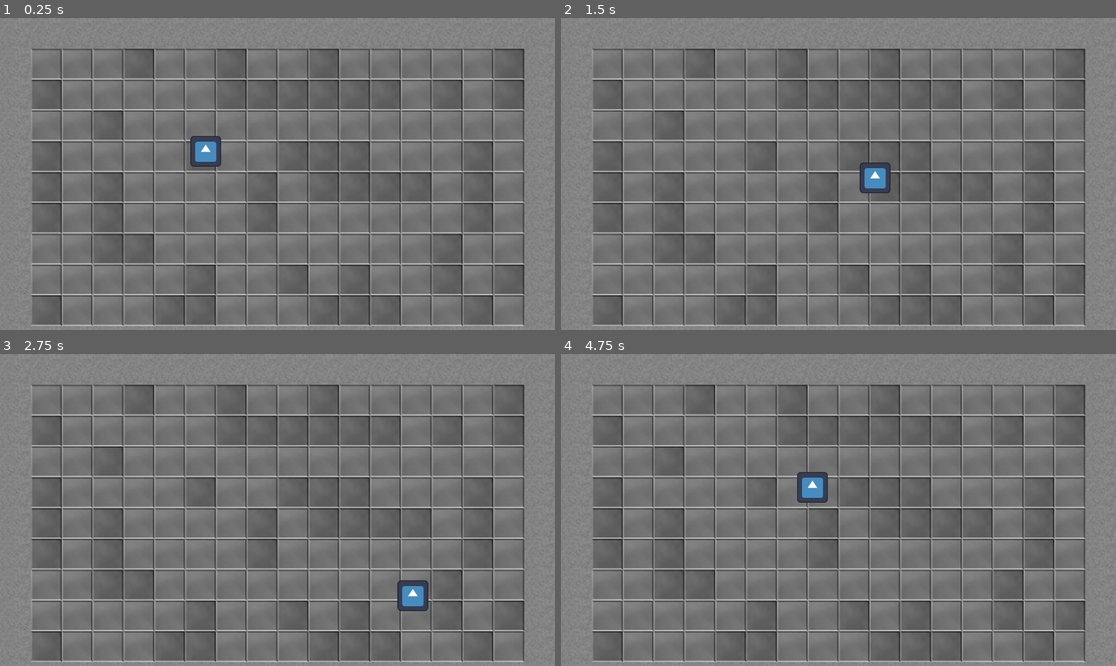
Above: before the commit, frames 1-4 (two rows, left to right).
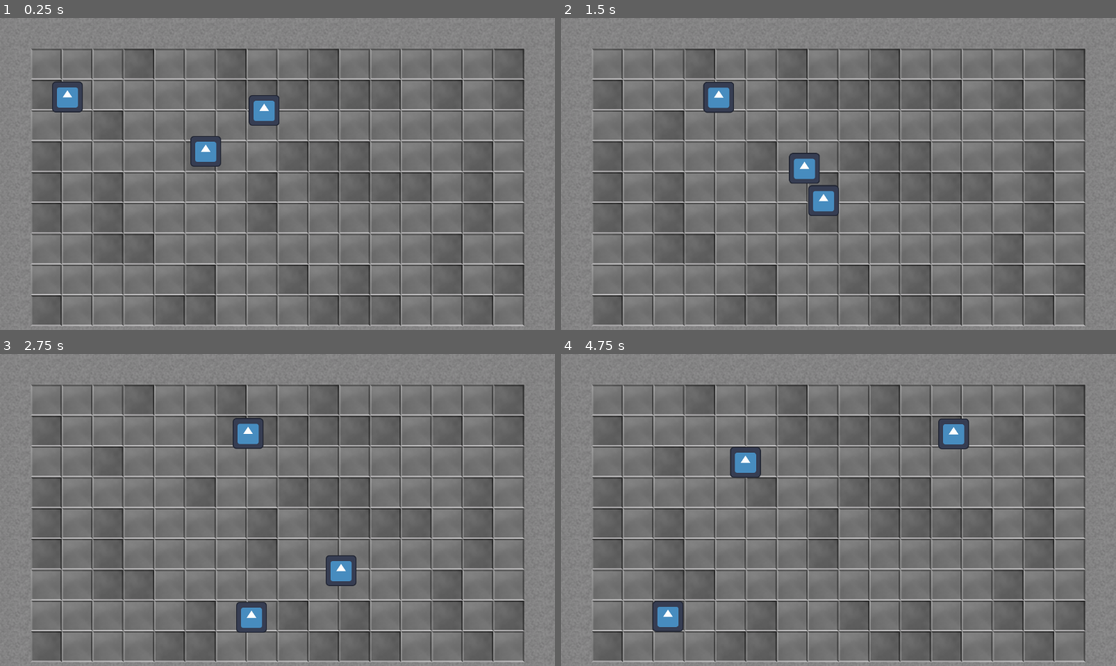
Above: after the commit, the same moments.

Repository: pagefile/godotwild86
Game: Godot game, scene res://levels/test_level.tscn
Two runs of this game, one before a commit and one after it. Both use one fixed random seed, a clock stepped at 60 frames per second and the inputs below. The project has no main scene, so this scene is started directly. The engine's default icon, where the game draws it, is replaced by a stand-in: a white triangle on a blue panel in a dark square.
Inputs:
- Up to frame 1 (0.25 s): no input
- Up to frame 2 (1.5 s): tap Enter at 0.5 s; hold D (Move Right) 0.53-1.28 s; hold S (Move Down) from 1.28 s (still down)
- Up to frame 3 (2.75 s): release S (Move Down) at 2.03 s; hold D (Move Right) from 2.03 s (still down)
- Up to frame 4 (4.75 s): release D (Move Right) at 2.78 s; hold W (Move Up) 2.78-3.53 s; hold A (Move Left) from 3.53 s (still down)

The runs differ from the first frame. In frame 1, 1.1% of the frame differs, in the area x 9-51%, y 20-35%; in frame 2, 2.1%; in frame 3, 2.1%; in frame 4, 2.2%, in the area x 16-74%, y 20-90%.

Commit message:
NPC
Made a base npc class and a simple pattern

Diff:
--- /dev/null
+++ b/back_and_forth.tscn
@@ -0,0 +1,18 @@
+[gd_scene load_steps=4 format=3 uid="uid://bkroi5n6tdn3x"]
+
+[ext_resource type="Script" uid="uid://6qwqi33xdw5k" path="res://scripts/character.gd" id="1_abx6q"]
+[ext_resource type="Texture2D" uid="uid://gj4mil5ofeab" path="res://icon.svg" id="2_o1rvx"]
+
+[sub_resource type="RectangleShape2D" id="RectangleShape2D_wu26t"]
+size = Vector2(62, 62)
+
+[node name="BackAndForth" type="CharacterBody2D"]
+script = ExtResource("1_abx6q")
+metadata/_custom_type_script = "uid://6qwqi33xdw5k"
+
+[node name="Sprite2D" type="Sprite2D" parent="."]
+scale = Vector2(0.5, 0.5)
+texture = ExtResource("2_o1rvx")
+
+[node name="CollisionShape" type="CollisionShape2D" parent="."]
+shape = SubResource("RectangleShape2D_wu26t")
--- a/levels/test_level.tscn
+++ b/levels/test_level.tscn
@@ -1,8 +1,22 @@
-[gd_scene load_steps=4 format=4 uid="uid://bvxufrpd5a06e"]
+[gd_scene load_steps=8 format=4 uid="uid://bvxufrpd5a06e"]
 
 [ext_resource type="TileSet" uid="uid://d3ji663s6p3e4" path="res://tilesets/generic_tileset.tres" id="1_46lwt"]
-[ext_resource type="PackedScene" path="res://test_character.tscn" id="2_x25rp"]
-[ext_resource type="Script" path="res://scripts/CharacterControllerInput.gd" id="3_gmgay"]
+[ext_resource type="PackedScene" uid="uid://c0i6cvqo6mrxs" path="res://test_character.tscn" id="2_x25rp"]
+[ext_resource type="Script" uid="uid://c0qsytfvpy4v5" path="res://scripts/CharacterControllerInput.gd" id="3_gmgay"]
+[ext_resource type="PackedScene" uid="uid://bkroi5n6tdn3x" path="res://back_and_forth.tscn" id="4_o6mel"]
+[ext_resource type="Script" uid="uid://bpuewlvdnxgni" path="res://scripts/npc/back_and_forth.gd" id="5_e7anx"]
+
+[sub_resource type="Curve2D" id="Curve2D_o6mel"]
+_data = {
+"points": PackedVector2Array(0, 0, 0, 0, 166, 164, 0, 0, 0, 0, 975, 166, 0, 0, 0, 0, 984, 552)
+}
+point_count = 3
+
+[sub_resource type="Curve2D" id="Curve2D_e7anx"]
+_data = {
+"points": PackedVector2Array(0, 0, 0, 0, 610, 157, 0, 0, 0, 0, 603, 547, 0, 0, 0, 0, 157, 544)
+}
+point_count = 3
 
 [node name="TestLevel" type="Node2D"]
 
@@ -15,3 +29,19 @@
 
 [node name="InputController" type="Node2D" parent="TestCharacter"]
 script = ExtResource("3_gmgay")
+
+[node name="BackAndForth" parent="." instance=ExtResource("4_o6mel")]
+
+[node name="Node2D" type="Node2D" parent="BackAndForth"]
+script = ExtResource("5_e7anx")
+
+[node name="Path2D" type="Path2D" parent="BackAndForth"]
+curve = SubResource("Curve2D_o6mel")
+
+[node name="BackAndForth2" parent="." instance=ExtResource("4_o6mel")]
+
+[node name="Node2D" type="Node2D" parent="BackAndForth2"]
+script = ExtResource("5_e7anx")
+
+[node name="Path2D" type="Path2D" parent="BackAndForth2"]
+curve = SubResource("Curve2D_e7anx")
--- /dev/null
+++ b/scripts/npc/back_and_forth.gd
@@ -0,0 +1,23 @@
+extends NPC
+
+var _is_going_forward : bool = true
+
+func _pathing(delta: float):
+
+	var next_path_point = path_follow.global_position
+
+	_character.position = next_path_point
+
+	if _is_going_forward:
+		path_follow.progress += _character._speed*delta/2
+		if path_follow.progress_ratio >= 1:
+			_is_going_forward = false
+	else:
+		path_follow.progress -= _character._speed*delta/2
+		if path_follow.progress_ratio <= 0:
+			_is_going_forward = true
+
+
+
+func _ready():
+	path_follow.loop = false
--- /dev/null
+++ b/scripts/npc/base_npc.gd
@@ -0,0 +1,29 @@
+extends Node
+class_name NPC
+
+var _character : Character
+var path : Path2D
+var path_follow : PathFollow2D = PathFollow2D.new()
+
+var path_global_position : Vector2
+
+func _reparent_path():
+	path.reparent(_character.get_parent())
+
+func _enter_tree():
+	var parent = get_parent()
+	if get_parent() is Character:
+		_character = parent
+
+		#Get the path2d of the character and creates a pathfollow2d
+		var _path = _character.get_node_or_null("Path2D")
+		if _path:
+			path = _path
+			path.add_child(path_follow)
+			call_deferred("_reparent_path")
+
+func _process(delta: float):
+	_pathing(delta)
+
+func _pathing(delta: float):
+	pass #Use this for pathing purposes
Not shown, added: scripts/npc/back_and_forth.gd.uid
Not shown, added: scripts/npc/base_npc.gd.uid
